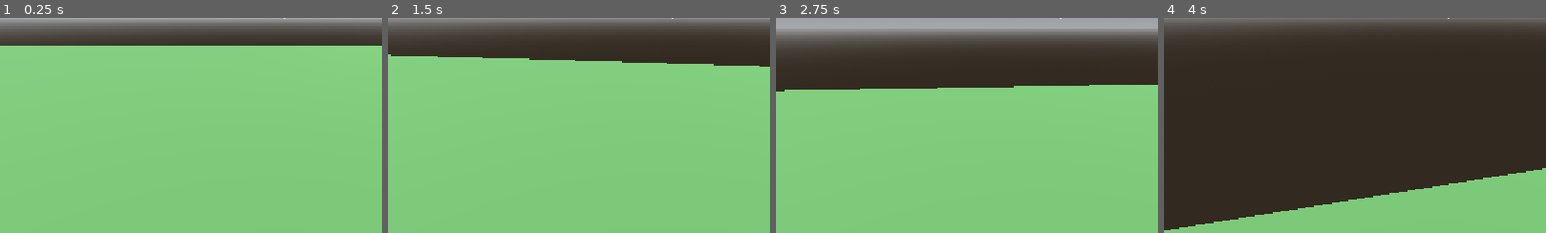
Above: before the commit, frames 1-4 (left to right).
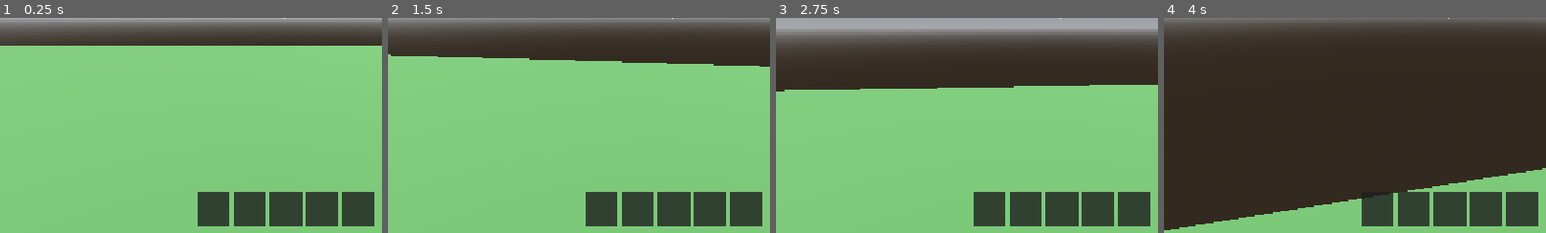
Above: after the commit, the same moments.

Repository: goverfar-tech/govno-igra
Game: Godot game, scene res://scenes/world/world_prototype.tscn
The game is run twice, just before and just after one commit, with the same random seed, the same clock (stepped at 60 frames per second) and the same inputs.
Inputs (mouse positions are % of the whole screen's width and height, from its top left):
- Up to frame 1 (0.25 s): no input
- Up to frame 2 (1.5 s): tap Enter at 0.5 s; move the mouse to (55, 50) at 0.52 s; hold W (move_forward) from 0.53 s (still down); tap E (interact) at 0.6 s; tap Space (jump) at 0.77 s; move the mouse to (45, 50) at 1.27 s; tap Ctrl (crouch) at 1.35 s
- Up to frame 3 (2.75 s): keep holding W (move_forward); tap Space (jump) at 1.52 s; tap E (interact) at 1.55, 2.1 s; move the mouse to (52, 48) at 2.02 s
- Up to frame 4 (4 s): keep holding W (move_forward); move the mouse to (49, 52) at 2.77 s; tap Shift (sprint) at 2.85 s; tap Space (jump) at 3.02, 3.77 s; tap E (interact) at 3.05, 3.6 s; move the mouse to (57, 51) at 3.52 s
The pictures show only the part of the screen within x 13-63%, y 50-100%; the shares and areas given below are measured in that part.

The runs differ from the first frame. In frame 1, 6.8% of the frame differs, in the area x 51-98%, y 80-97%; in frame 2, 6.8%; in frame 3, 6.8%; in frame 4, 6.6%.

Commit message:
feat(resources): ItemData items, pickups with real items, harvestable tree/rock nodes, inventory core + hotbar + HUD toasts

Diff:
--- /dev/null
+++ b/resources/items/berry.tres
@@ -0,0 +1,12 @@
+[gd_resource type="Resource" script_class="ItemData" load_steps=2 format=3]
+
+[ext_resource type="Script" path="res://resources/items/item_data.gd" id="1"]
+
+[resource]
+script = ExtResource("1")
+id = &"berry"
+display_name = "Ягода"
+icon_color = Color(0.75, 0.15, 0.25, 1)
+max_stack = 20
+is_edible = true
+nutrition = 12.0
--- /dev/null
+++ b/resources/items/flask.tres
@@ -0,0 +1,12 @@
+[gd_resource type="Resource" script_class="ItemData" load_steps=2 format=3]
+
+[ext_resource type="Script" path="res://resources/items/item_data.gd" id="1"]
+
+[resource]
+script = ExtResource("1")
+id = &"flask"
+display_name = "Фляга воды"
+icon_color = Color(0.3, 0.5, 0.85, 1)
+max_stack = 1
+is_edible = true
+hydration = 40.0
--- /dev/null
+++ b/resources/items/item_data.gd
@@ -0,0 +1,14 @@
+class_name ItemData
+extends Resource
+## Описание предмета. Чтобы добавить предмет — создаём новый .tres,
+## код трогать не нужно.
+
+@export var id: StringName
+@export var display_name := "Предмет"
+## Вместо иконки пока цветной квадрат
+@export var icon_color := Color(0.7, 0.7, 0.7)
+@export var max_stack := 20
+## Съедобное/питьевое: восполняет статы при использовании из инвентаря (шаг 6)
+@export var is_edible := false
+@export var nutrition := 0.0
+@export var hydration := 0.0
--- /dev/null
+++ b/resources/items/stone.tres
@@ -0,0 +1,10 @@
+[gd_resource type="Resource" script_class="ItemData" load_steps=2 format=3]
+
+[ext_resource type="Script" path="res://resources/items/item_data.gd" id="1"]
+
+[resource]
+script = ExtResource("1")
+id = &"stone"
+display_name = "Камень"
+icon_color = Color(0.6, 0.6, 0.65, 1)
+max_stack = 30
--- /dev/null
+++ b/resources/items/wood.tres
@@ -0,0 +1,10 @@
+[gd_resource type="Resource" script_class="ItemData" load_steps=2 format=3]
+
+[ext_resource type="Script" path="res://resources/items/item_data.gd" id="1"]
+
+[resource]
+script = ExtResource("1")
+id = &"wood"
+display_name = "Древесина"
+icon_color = Color(0.45, 0.3, 0.15, 1)
+max_stack = 30
--- /dev/null
+++ b/scenes/interaction/resource_node_rock.tscn
@@ -0,0 +1,29 @@
+[gd_scene load_steps=5 format=3]
+
+[ext_resource type="Script" path="res://scripts/interaction/resource_node.gd" id="1_node"]
+
+[ext_resource type="Resource" path="res://resources/items/stone.tres" id="2_stone"]
+
+[sub_resource type="BoxShape3D" id="col"]
+size = Vector3(1.2, 0.9, 1.0)
+
+[sub_resource type="StandardMaterial3D" id="rock_mat"]
+albedo_color = Color(0.45, 0.47, 0.5, 1)
+
+[sub_resource type="BoxMesh" id="rock_mesh"]
+material = SubResource("rock_mat")
+size = Vector3(1.2, 0.9, 1.0)
+
+[node name="ResourceRock" type="StaticBody3D"]
+script = ExtResource("1_node")
+item = ExtResource("2_stone")
+hits_required = 3
+yield_per_hit = 2
+
+[node name="CollisionShape3D" type="CollisionShape3D" parent="."]
+transform = Transform3D(1, 0, 0, 0, 1, 0, 0, 0, 1, 0, 0.45, 0)
+shape = SubResource("col")
+
+[node name="RockMesh" type="MeshInstance3D" parent="."]
+transform = Transform3D(1, 0, 0, 0, 1, 0, 0, 0, 1, 0, 0.45, 0)
+mesh = SubResource("rock_mesh")
--- /dev/null
+++ b/scenes/interaction/resource_node_tree.tscn
@@ -0,0 +1,46 @@
+[gd_scene load_steps=8 format=3]
+
+[ext_resource type="Script" path="res://scripts/interaction/resource_node.gd" id="1_node"]
+
+[ext_resource type="Resource" path="res://resources/items/wood.tres" id="2_wood"]
+
+[sub_resource type="StandardMaterial3D" id="trunk_mat"]
+albedo_color = Color(0.42, 0.3, 0.16, 1)
+
+[sub_resource type="StandardMaterial3D" id="leaves_mat"]
+albedo_color = Color(0.18, 0.42, 0.18, 1)
+
+[sub_resource type="CylinderShape3D" id="col"]
+radius = 0.3
+height = 2.6
+
+[sub_resource type="CylinderMesh" id="trunk_mesh"]
+material = SubResource("trunk_mat")
+top_radius = 0.22
+bottom_radius = 0.3
+height = 2.5
+
+[sub_resource type="SphereMesh" id="crown_mesh"]
+material = SubResource("leaves_mat")
+radius = 1.3
+height = 2.6
+radial_segments = 16
+rings = 8
+
+[node name="ResourceTree" type="StaticBody3D"]
+script = ExtResource("1_node")
+item = ExtResource("2_wood")
+hits_required = 3
+yield_per_hit = 2
+
+[node name="CollisionShape3D" type="CollisionShape3D" parent="."]
+transform = Transform3D(1, 0, 0, 0, 1, 0, 0, 0, 1, 0, 1.3, 0)
+shape = SubResource("col")
+
+[node name="TrunkMesh" type="MeshInstance3D" parent="."]
+transform = Transform3D(1, 0, 0, 0, 1, 0, 0, 0, 1, 0, 1.25, 0)
+mesh = SubResource("trunk_mesh")
+
+[node name="CrownMesh" type="MeshInstance3D" parent="."]
+transform = Transform3D(1, 0, 0, 0, 1, 0, 0, 0, 1, 0, 3.1, 0)
+mesh = SubResource("crown_mesh")
--- a/scenes/player/player.tscn
+++ b/scenes/player/player.tscn
@@ -1,8 +1,10 @@
-[gd_scene load_steps=5 format=3]
+[gd_scene load_steps=6 format=3]
 
 [ext_resource type="Script" path="res://scripts/player/player.gd" id="1_player"]
 
 [ext_resource type="Script" path="res://scripts/player/interact_ray.gd" id="2_ray"]
+
+[ext_resource type="Script" path="res://scripts/player/inventory.gd" id="3_inv"]
 
 [sub_resource type="CapsuleShape3D" id="player_capsule"]
 radius = 0.4
@@ -36,3 +38,6 @@
 target_position = Vector3(0, 0, -2.5)
 collide_with_areas = false
 script = ExtResource("2_ray")
+
+[node name="Inventory" type="Node" parent="."]
+script = ExtResource("3_inv")
--- /dev/null
+++ b/scenes/ui/hotbar.tscn
@@ -0,0 +1,17 @@
+[gd_scene load_steps=2 format=3]
+
+[ext_resource type="Script" path="res://scripts/ui/hotbar.gd" id="1_script"]
+
+[node name="Hotbar" type="HBoxContainer"]
+anchors_preset = 7
+anchor_left = 0.5
+anchor_top = 1.0
+anchor_right = 0.5
+anchor_bottom = 1.0
+offset_left = -130.0
+offset_top = -62.0
+offset_right = 130.0
+offset_bottom = -10.0
+theme_override_constants/separation = 6
+alignment = 1
+script = ExtResource("1_script")
--- a/scenes/ui/hud.tscn
+++ b/scenes/ui/hud.tscn
@@ -1,6 +1,8 @@
-[gd_scene load_steps=2 format=3]
+[gd_scene load_steps=3 format=3]
 
 [ext_resource type="Script" path="res://scripts/ui/hud.gd" id="1_script"]
+
+[ext_resource type="PackedScene" path="res://scenes/ui/hotbar.tscn" id="2_hotbar"]
 
 [node name="HUD" type="CanvasLayer"]
 script = ExtResource("1_script")
@@ -33,3 +35,20 @@
 mouse_filter = 2
 horizontal_alignment = 1
 vertical_alignment = 1
+
+[node name="ToastLabel" type="Label" parent="."]
+unique_name_in_owner = true
+anchors_preset = 7
+anchor_left = 0.5
+anchor_top = 1.0
+anchor_right = 0.5
+anchor_bottom = 1.0
+offset_left = -200.0
+offset_top = -130.0
+offset_right = 200.0
+offset_bottom = -104.0
+mouse_filter = 2
+horizontal_alignment = 1
+vertical_alignment = 1
+
+[node name="Hotbar" parent="." instance=ExtResource("2_hotbar")]
--- a/scenes/world/world_prototype.tscn
+++ b/scenes/world/world_prototype.tscn
@@ -1,10 +1,18 @@
-[gd_scene load_steps=15 format=3]
+[gd_scene load_steps=19 format=3]
 
 [ext_resource type="PackedScene" path="res://scenes/player/player.tscn" id="1_player"]
 
 [ext_resource type="PackedScene" path="res://scenes/interaction/pickup_item.tscn" id="2_pickup"]
 
 [ext_resource type="PackedScene" path="res://scenes/ui/hud.tscn" id="3_hud"]
+
+[ext_resource type="PackedScene" path="res://scenes/interaction/resource_node_tree.tscn" id="4_rtree"]
+
+[ext_resource type="PackedScene" path="res://scenes/interaction/resource_node_rock.tscn" id="5_rrock"]
+
+[ext_resource type="Resource" path="res://resources/items/stone.tres" id="6_stone"]
+
+[ext_resource type="Resource" path="res://resources/items/berry.tres" id="7_berry"]
 
 [sub_resource type="ProceduralSkyMaterial" id="sky_mat"]
 
@@ -406,11 +414,26 @@
 
 [node name="Pickup1" parent="Pickups" instance=ExtResource("2_pickup")]
 transform = Transform3D(1, 0, 0, 0, 1, 0, 0, 0, 1, 7, 0.3, -9)
+item = ExtResource("6_stone")
 
 [node name="Pickup2" parent="Pickups" instance=ExtResource("2_pickup")]
 transform = Transform3D(1, 0, 0, 0, 1, 0, 0, 0, 1, -10, 0.3, -4)
+item = ExtResource("6_stone")
 
 [node name="Pickup3" parent="Pickups" instance=ExtResource("2_pickup")]
 transform = Transform3D(1, 0, 0, 0, 1, 0, 0, 0, 1, 11, 0.3, 12)
+item = ExtResource("7_berry")
+count = 3
+
+[node name="ResourceNodes" type="Node3D" parent="."]
+
+[node name="ResourceTreeA" parent="ResourceNodes" instance=ExtResource("4_rtree")]
+transform = Transform3D(1, 0, 0, 0, 1, 0, 0, 0, 1, 1, 0, -8)
+
+[node name="ResourceTreeB" parent="ResourceNodes" instance=ExtResource("4_rtree")]
+transform = Transform3D(1, 0, 0, 0, 1, 0, 0, 0, 1, -8, 0, 12)
+
+[node name="ResourceRock" parent="ResourceNodes" instance=ExtResource("5_rrock")]
+transform = Transform3D(0.985, 0, 0.174, 0, 1, 0, -0.174, 0, 0.985, 20, 0.2, 4)
 
 [node name="HUD" parent="." instance=ExtResource("3_hud")]
--- a/scripts/autoload/signal_hub.gd
+++ b/scripts/autoload/signal_hub.gd
@@ -4,3 +4,9 @@
 
 ## HUD обновляет подсказку взаимодействия; пустая строка — скрыть.
 signal prompt_changed(text: String)
+
+## Всплывающее уведомление внизу экрана («Инвентарь полон» и т.п.).
+signal notify(text: String)
+
+## Содержимое инвентаря игрока изменилось (массив слотов-Dictionary).
+signal inventory_changed(slots: Array)
--- a/scripts/interaction/pickup_item.gd
+++ b/scripts/interaction/pickup_item.gd
@@ -1,15 +1,36 @@
 class_name PickupItem
 extends Interactable
-## Подбираемый предмет. Пока заглушка: исчезает по E.
-## На шаге «ресурсы» получит ItemData и будет класть предмет в инвентарь.
+## Подбираемый предмет на земле: по E кладётся в инвентарь игрока.
 
-@export var display_name := "Камушек"
+@export var item: ItemData
+@export var count := 1
+
+
+func _ready() -> void:
+	# Цвет-заглушка вместо модели: из icon_color предмета
+	if item:
+		var mat := StandardMaterial3D.new()
+		mat.albedo_color = item.icon_color
+		$MeshInstance3D.set_surface_override_material(0, mat)
 
 
 func get_prompt() -> String:
-	return "[E] Взять: %s" % display_name
+	var n := item.display_name if item else "Предмет"
+	if count > 1:
+		return "[E] Взять: %s ×%d" % [n, count]
+	return "[E] Взять: %s" % n
 
 
-func interact(_player: Player) -> void:
-	print("Подобрано: %s" % display_name)
-	queue_free()
+func interact(player: Player) -> void:
+	if item == null:
+		push_error("PickupItem без ItemData: %s" % get_path())
+		queue_free()
+		return
+	if player == null or player.inventory == null:
+		return
+	var leftover := player.inventory.add_item(item, count)
+	if leftover <= 0:
+		queue_free()
+	else:
+		count = leftover
+		SignalHub.notify.emit("Инвентарь полон!")
--- /dev/null
+++ b/scripts/interaction/resource_node.gd
@@ -0,0 +1,31 @@
+class_name ResourceNode
+extends Interactable
+## Добываемый источник (дерево, камень-жилка).
+## Несколько ударов по E, каждый приносит ресурс; после последнего — исчезает.
+
+@export var item: ItemData
+@export var hits_required: int = 3
+@export var yield_per_hit: int = 1
+
+var _hits_done := 0
+
+
+func get_prompt() -> String:
+	var n := item.display_name if item else "Ресурс"
+	return "[E] Добыть: %s (%d/%d)" % [n, _hits_done, hits_required]
+
+
+func interact(player: Player) -> void:
+	if item == null:
+		push_error("ResourceNode без ItemData: %s" % get_path())
+		return
+	if player == null or player.inventory == null:
+		return
+	var leftover := player.inventory.add_item(item, yield_per_hit)
+	if leftover == yield_per_hit:
+		# Ничего не влезло — удар не засчитываем
+		SignalHub.notify.emit("Инвентарь полон!")
+		return
+	_hits_done += 1
+	if _hits_done >= hits_required:
+		queue_free()
--- /dev/null
+++ b/scripts/player/inventory.gd
@@ -0,0 +1,84 @@
+class_name Inventory
+extends Node
+## Ядро инвентаря: массив слотов со стаканием.
+## UI подписывается на сигнал changed.
+
+signal changed
+
+const SLOT_COUNT := 20
+
+## Слоты: {"item": ItemData | null, "count": int}
+var slots: Array[Dictionary] = []
+
+
+func _ready() -> void:
+	slots.resize(SLOT_COUNT)
+	for i in SLOT_COUNT:
+		slots[i] = {"item": null, "count": 0}
+	changed.connect(_on_changed)
+	# UI может создаться позже — шлём первичное состояние отложенно
+	call_deferred("_on_changed")
+
+
+func _on_changed() -> void:
+	SignalHub.inventory_changed.emit(slots)
+
+
+## Кладёт предметы в инвентарь. Возвращает, сколько не влезло (0 = всё влезло).
+func add_item(item: ItemData, count: int) -> int:
+	if item == null or count <= 0:
+		return count
+	var remaining := count
+	# Сначала достакиваем существующие слоты
+	for slot in slots:
+		if remaining <= 0:
+			break
+		if slot["item"] == item and slot["count"] < item.max_stack:
+			var can_add: int = mini(item.max_stack - slot["count"], remaining)
+			slot["count"] += can_add
+			remaining -= can_add
+	# Потом занимаем пустые слоты
+	for slot in slots:
+		if remaining <= 0:
+			break
+		if slot["item"] == null:
+			var can_add: int = mini(item.max_stack, remaining)
+			slot["item"] = item
+			slot["count"] = can_add
+			remaining -= can_add
+	changed.emit()
+	return remaining
+
+
+## Сколько всего такого предмета в инвентаре.
+func count_of(item: ItemData) -> int:
+	var total := 0
+	for slot in slots:
+		if slot["item"] == item:
+			total += slot["count"]
+	return total
+
+
+func has_item(item: ItemData, count: int = 1) -> bool:
+	return count_of(item) >= count
+
+
+## Забирает count предметов. false, если не хватило.
+func remove_item(item: ItemData, count: int) -> bool:
+	if not has_item(item, count):
+		return false
+	var remaining := count
+	for i in slots.size():
+		if remaining <= 0:
+			break
+		var slot := slots[i]
+		if slot["item"] != item:
+			continue
+		var take: int = mini(slot["count"], remaining)
+		slot["count"] -= take
+		remaining -= take
+		if slot["count"] <= 0:
+			slot["item"] = null
+			slot["count"] = 0
+	changed.emit()
+	return true
--- a/scripts/player/player.gd
+++ b/scripts/player/player.gd
@@ -21,6 +21,7 @@
 @onready var camera: Camera3D = $Head/Camera3D
 @onready var collision_shape: CollisionShape3D = $CollisionShape3D
 @onready var head_clearance: ShapeCast3D = $HeadClearance
+@onready var inventory: Inventory = $Inventory
 
 var gravity: float = ProjectSettings.get_setting("physics/3d/default_gravity")
 var is_crouching := false
--- /dev/null
+++ b/scripts/ui/hotbar.gd
@@ -0,0 +1,38 @@
+class_name Hotbar
+extends HBoxContainer
+## Хотбар: первые 5 слотов инвентаря внизу экрана.
+## Цветной квадрат = цвет предмета, цифра = количество.
+
+const SLOT_COUNT := 5
+
+var _slot_panels: Array[ColorRect] = []
+var _slot_labels: Array[Label] = []
+
+
+func _ready() -> void:
+	for i in SLOT_COUNT:
+		var slot := ColorRect.new()
+		slot.custom_minimum_size = Vector2(48, 48)
+		slot.color = Color(0.12, 0.12, 0.12, 0.8)
+		slot.mouse_filter = Control.MOUSE_FILTER_IGNORE
+		var label := Label.new()
+		label.set_anchors_preset(Control.PRESET_FULL_RECT)
+		label.horizontal_alignment = HORIZONTAL_ALIGNMENT_CENTER
+		label.vertical_alignment = VERTICAL_ALIGNMENT_CENTER
+		label.mouse_filter = Control.MOUSE_FILTER_IGNORE
+		slot.add_child(label)
+		add_child(slot)
+		_slot_panels.append(slot)
+		_slot_labels.append(label)
+	SignalHub.inventory_changed.connect(_on_inventory_changed)
+
+
+func _on_inventory_changed(slots: Array) -> void:
+	for i in SLOT_COUNT:
+		var data: Dictionary = slots[i] if i < slots.size() else {}
+		if data.get("item") == null:
+			_slot_labels[i].text = ""
+			_slot_panels[i].color = Color(0.12, 0.12, 0.12, 0.8)
+		else:
+			_slot_labels[i].text = "×%d" % data["count"]
+			_slot_panels[i].color = (data["item"] as ItemData).icon_color
--- a/scripts/ui/hud.gd
+++ b/scripts/ui/hud.gd
@@ -1,16 +1,36 @@
 class_name HUD
 extends CanvasLayer
-## Игровой HUD: прицел-точка и подпись подсказки взаимодействия.
+## Игровой HUD: прицел-точка, подсказка взаимодействия, тосты, хотбар.
 ## Слушает SignalHub, сам ни от кого не зависит.
 
+const TOAST_TIME := 2.0
+
 @onready var prompt_label: Label = %PromptLabel
+@onready var toast_label: Label = %ToastLabel
+
+var _toast_timer := 0.0
 
 
 func _ready() -> void:
 	prompt_label.visible = false
+	toast_label.visible = false
 	SignalHub.prompt_changed.connect(_on_prompt_changed)
+	SignalHub.notify.connect(_on_notify)
+
+
+func _process(delta: float) -> void:
+	if toast_label.visible:
+		_toast_timer -= delta
+		if _toast_timer <= 0.0:
+			toast_label.visible = false
 
 
 func _on_prompt_changed(text: String) -> void:
 	prompt_label.text = text
 	prompt_label.visible = text != ""
+
+
+func _on_notify(text: String) -> void:
+	toast_label.text = text
+	toast_label.visible = true
+	_toast_timer = TOAST_TIME
Not shown, added: resources/items/item_data.gd.uid
Not shown, added: scripts/interaction/resource_node.gd.uid
Not shown, added: scripts/player/inventory.gd.uid
Not shown, added: scripts/ui/hotbar.gd.uid
Not shown, changed: MEMORY.md
